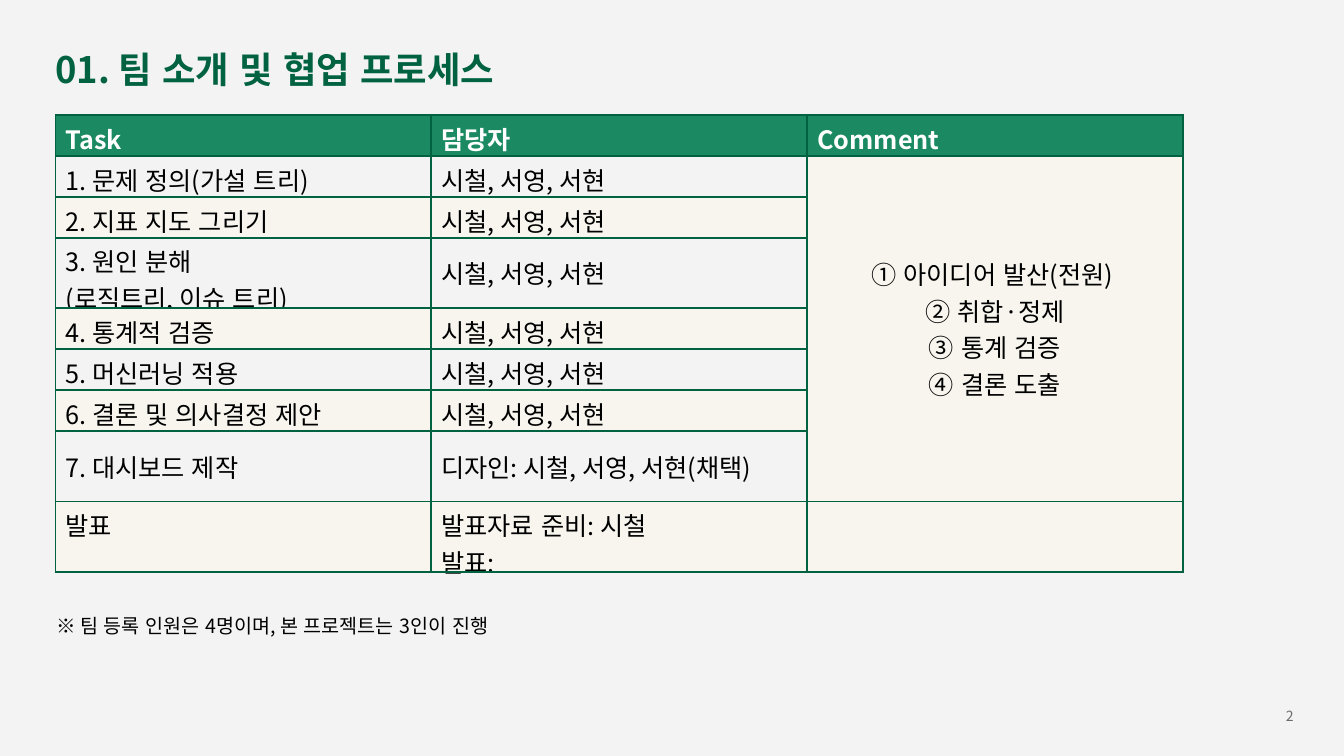
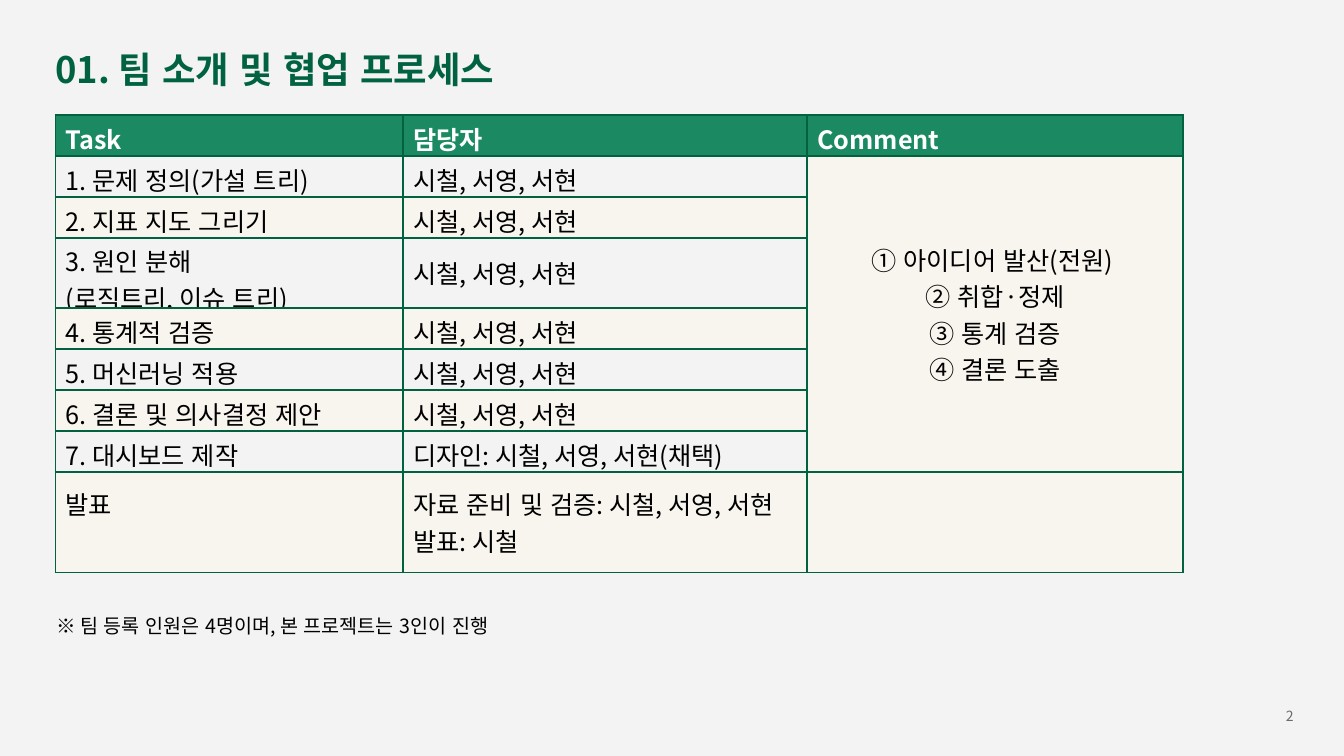
Before and after one commit to Sicheol-Pyo/ai-data-bootcamp, a slide deck: slide 2 of project_2/주영 없는 주영팀 Project2 발표자료.pptx. Drawn at 1344x756 pixels with LibreOffice and Linux fonts; fonts in the diff are those of the drawing. Boxes give left, top, right and bottom in pixels: in the first picture for what was removed or moved away, otherwise in the second. Text is boxed around its words. In the diff, an @@ line names an element or a change of style, - is before the commit and + after.

Commit message:
Project2 발표자료 및 대시보드 최종

```diff
--- a/project_2/주영 없는 주영팀 Project2 발표자료.pptx
+++ b/project_2/주영 없는 주영팀 Project2 발표자료.pptx
@@ table at (55, 115, 1184, 557) @@
-row 9, column 2: 발표자료 준비: 시철 / 발표:
+row 9, column 2: 자료 준비 및 검증: 시철, 서영, 서현 / 발표: 시철
```
Also in this commit, not shown: 6 other slides changed, 4 other files.
